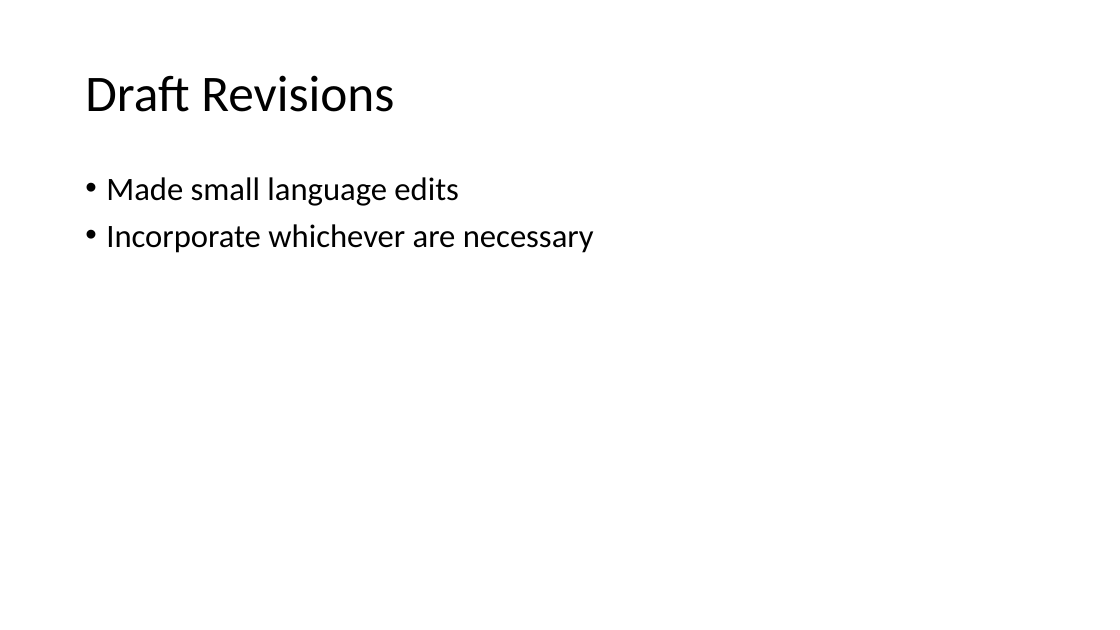
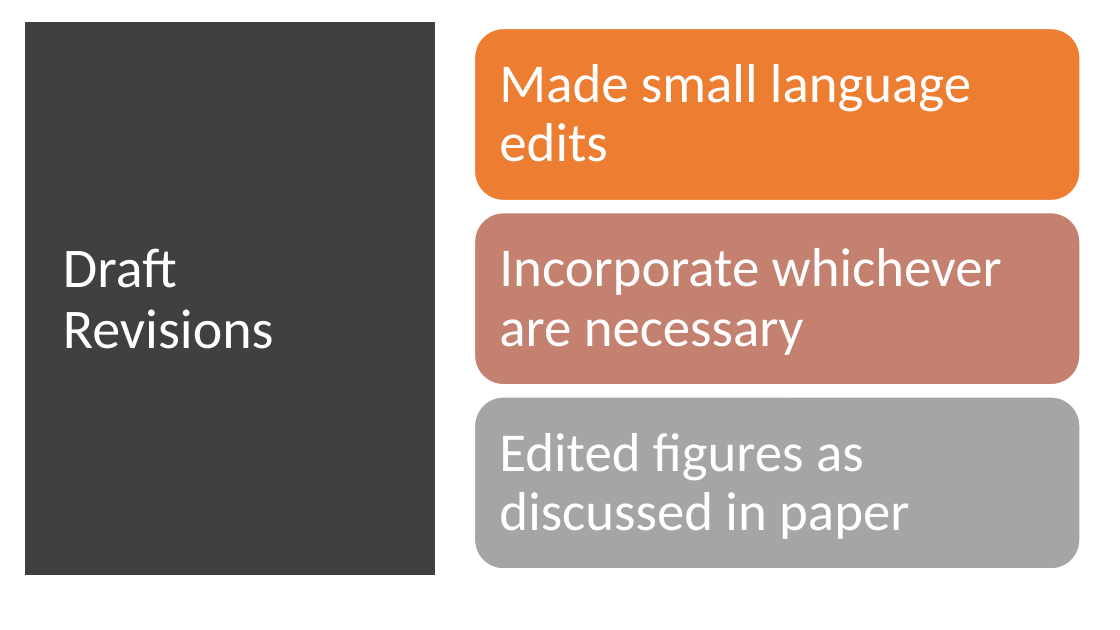
Before and after one commit to akashlevy/RRAM-RADAR-Tuning, a slide deck: slide 21 of presentations/Updates 6-2-20.pptx (slide 10 before the commit). Drawn at 1120x630 pixels with LibreOffice and Linux fonts; fonts in the diff are those of the drawing. Boxes give left, top, right and bottom in pixels: in the first picture for what was removed or moved away, otherwise in the second. Text is boxed around its words. In the diff, an @@ line names an element or a change of style, - is before the commit and + after.

```diff
--- a/presentations/Updates 6-2-20.pptx
+++ b/presentations/Updates 6-2-20.pptx
@@ rectangle added at [31,28,429,570], fill #404040, outline #404040 10 pt @@
@@ title "Draft Revisions": place and size @@
-title "Draft Revisions" at [85,75,394,112]
+title "Draft Revisions" at [63,248,274,349]
@@ title "Draft Revisions" at [63,248,274,349]: size 44 to 48 pt, text colour #000000 to #FFFFFF @@
@@ text removed at [106,177,594,253] @@
-• Made small language edits
-• Incorporate whichever are necessary
@@ group added at [475,29,1081,569]: 3 rounded rectangles, 3 texts @@
+Made small language edits
+Incorporate whichever are necessary
+Edited figures as discussed in paper
```
Also in this commit, not shown: 12 slides added, 1 slide removed, 38 other files.
